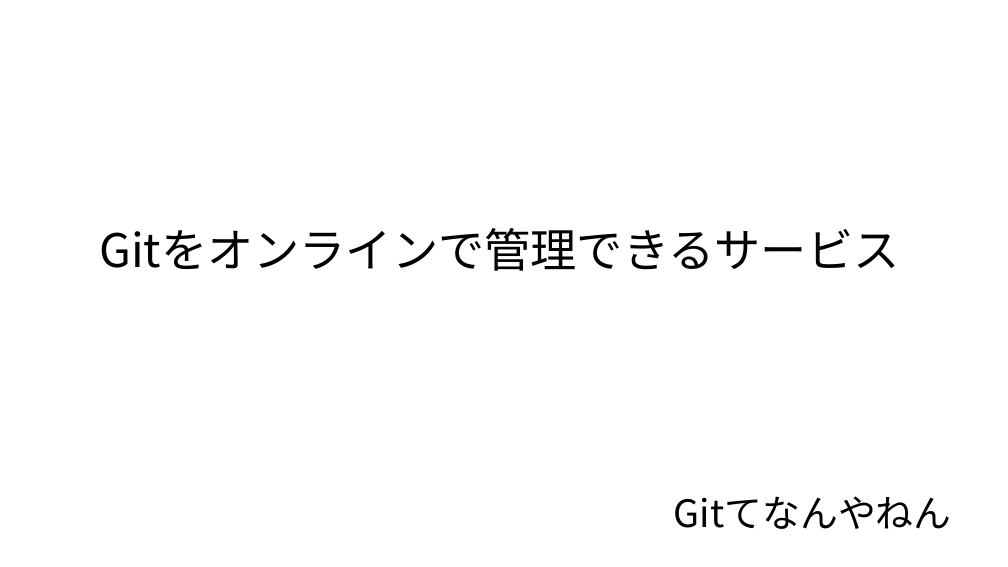
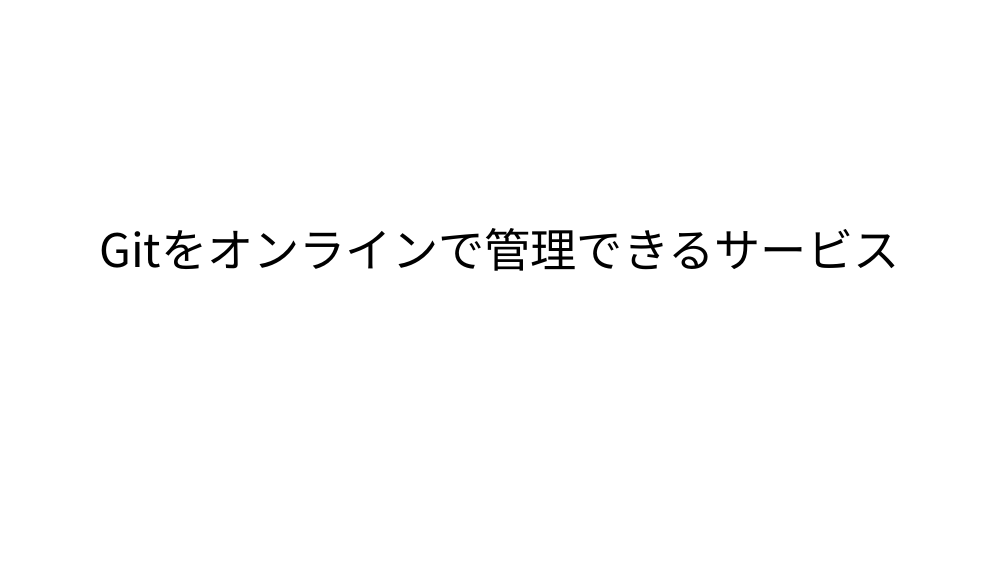
Before and after one commit to SPcurrent/GitHub-Description, a slide deck: slide 3 of description.pptx. Drawn at 1008x567 pixels with LibreOffice and Linux fonts; fonts in the diff are those of the drawing. Boxes give left, top, right and bottom in pixels: in the first picture for what was removed or moved away, otherwise in the second. Text is boxed around its words. In the diff, an @@ line names an element or a change of style, - is before the commit and + after.

```diff
--- a/description.pptx
+++ b/description.pptx
@@ text removed at [674, 496, 951, 529] @@
-Gitてなんやねん
```
Also in this commit, not shown: 3 other slides changed, 2 slides added, 3 other files.
